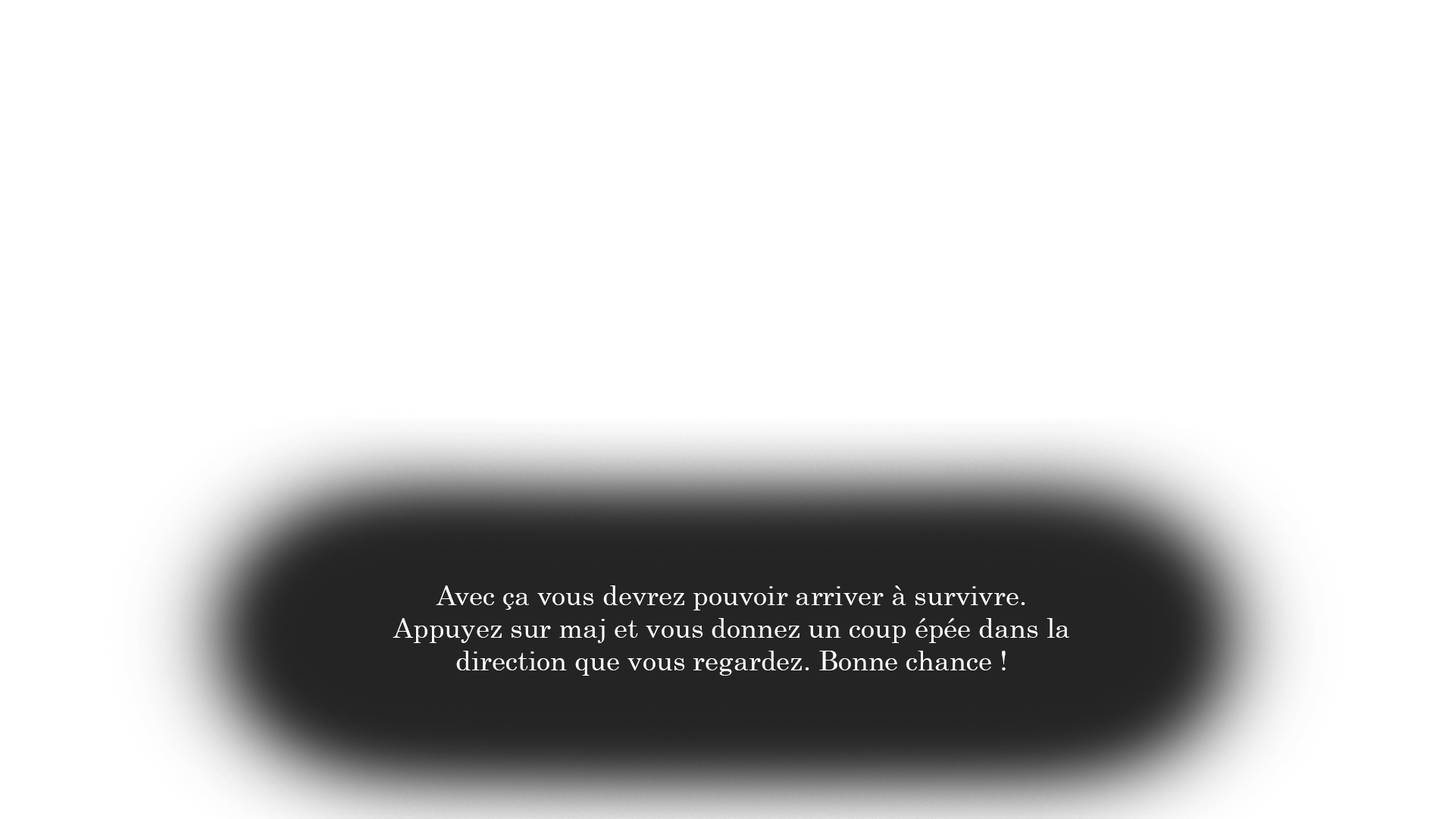
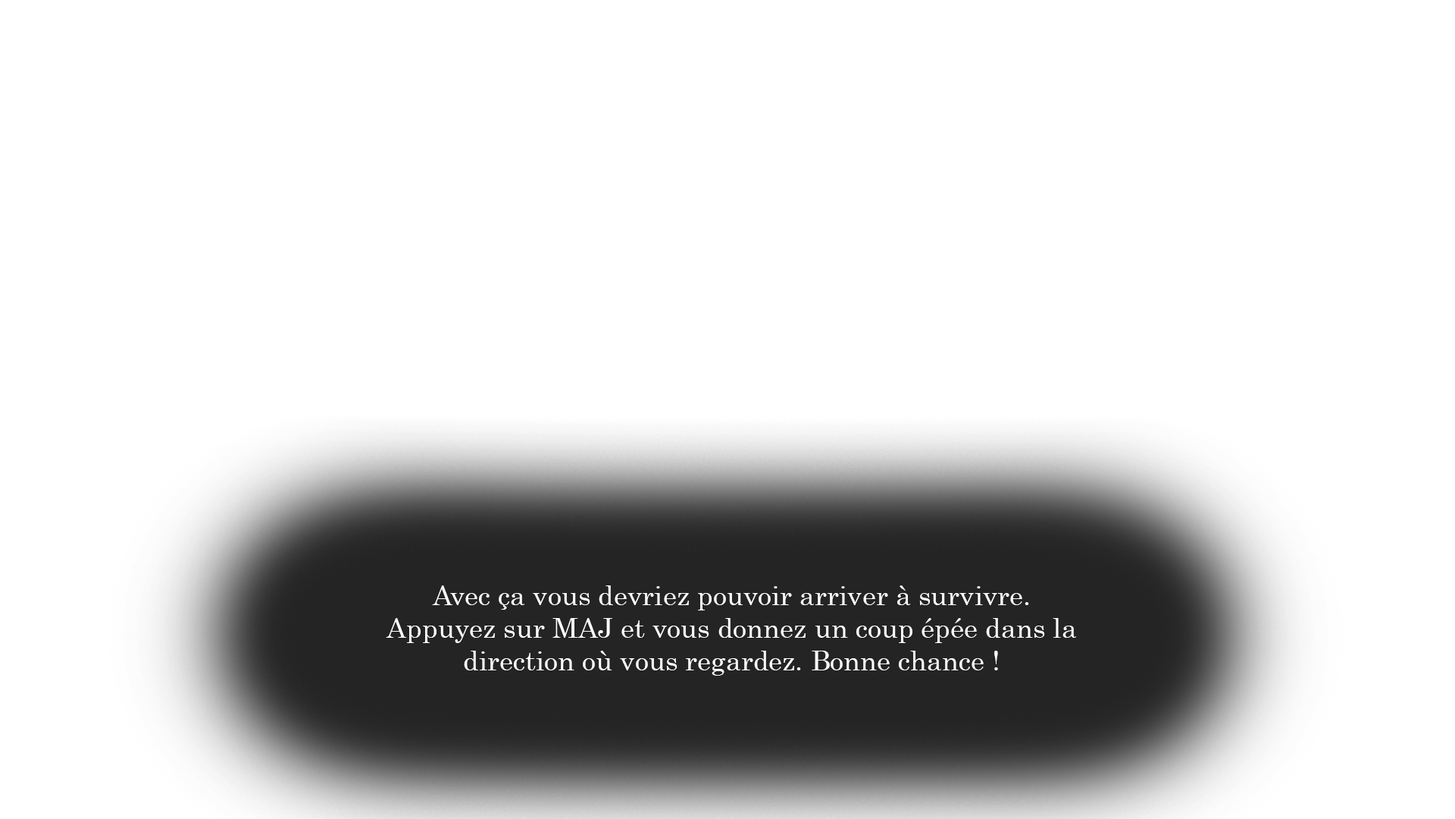
Layer changes from the first (1455, 819) image to the second:
renamed "Avec ça vous devrez pouvoir arriver à survivre. Appuyez sur maj" to "Avec ça vous devriez pouvoir arriver à survivre. Appuyez sur MA", painted on it over (385, 585, 1077, 676)
